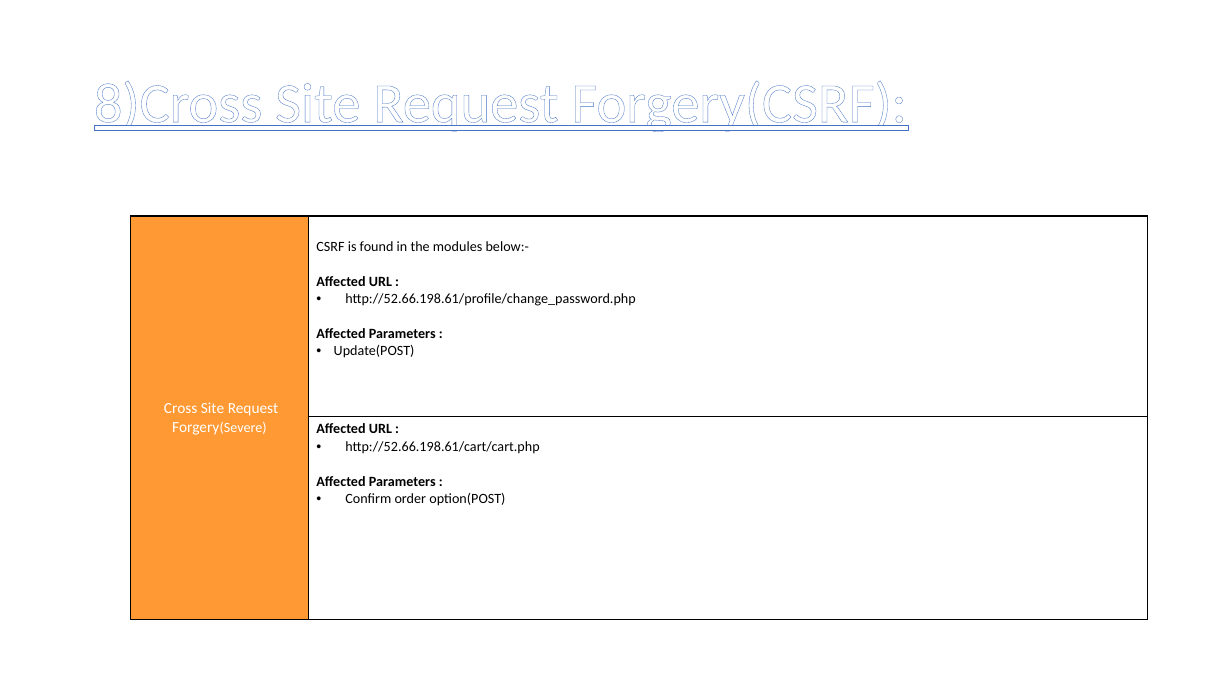
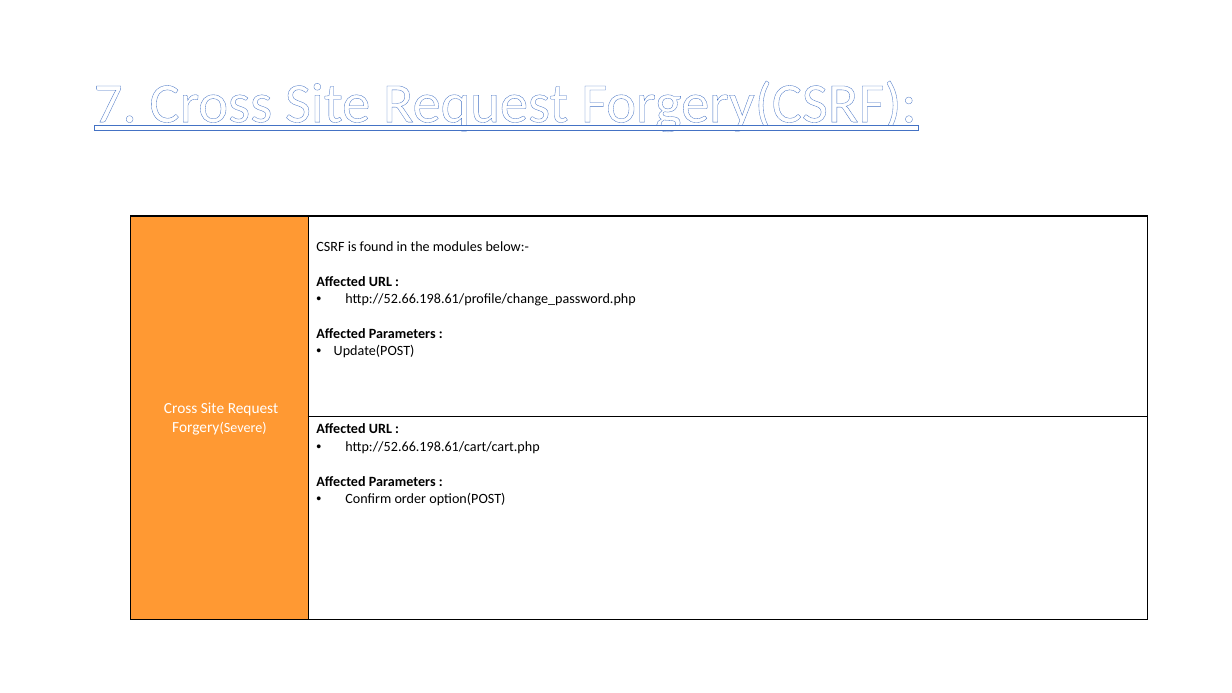
Before and after one commit to RocktimRajkumar/CEH-hack-a-thon, a slide deck: slide 45 of reports/Lifestyle Store/LifeStyle Store Application Reports.pptx (slide 51 before the commit). Drawn at 1232x693 pixels with LibreOffice and Linux fonts; fonts in the diff are those of the drawing. Boxes give left, top, right and bottom in pixels: in the first picture for what was removed or moved away, otherwise in the second. Text is boxed around its words. In the diff, an @@ line names an element or a change of style, - is before the commit and + after.

```diff
--- a/reports/Lifestyle Store/LifeStyle Store Application Reports.pptx
+++ b/reports/Lifestyle Store/LifeStyle Store Application Reports.pptx
@@ title at box(94, 81, 916, 132): text changed @@
-8)Cross Site Request Forgery(CSRF):
+7. Cross Site Request Forgery(CSRF):
```
Also in this commit, not shown: 8 other slides changed.
